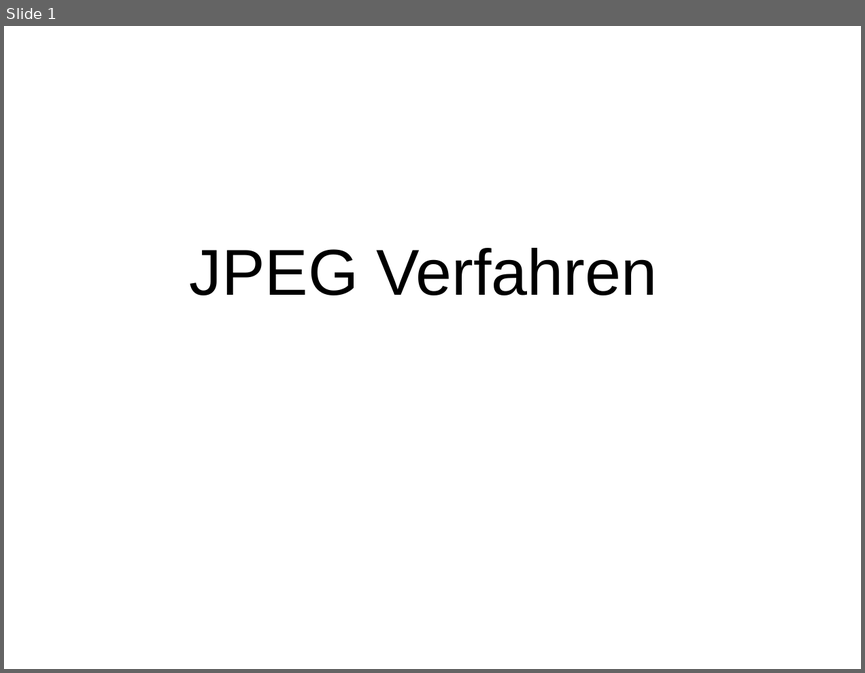
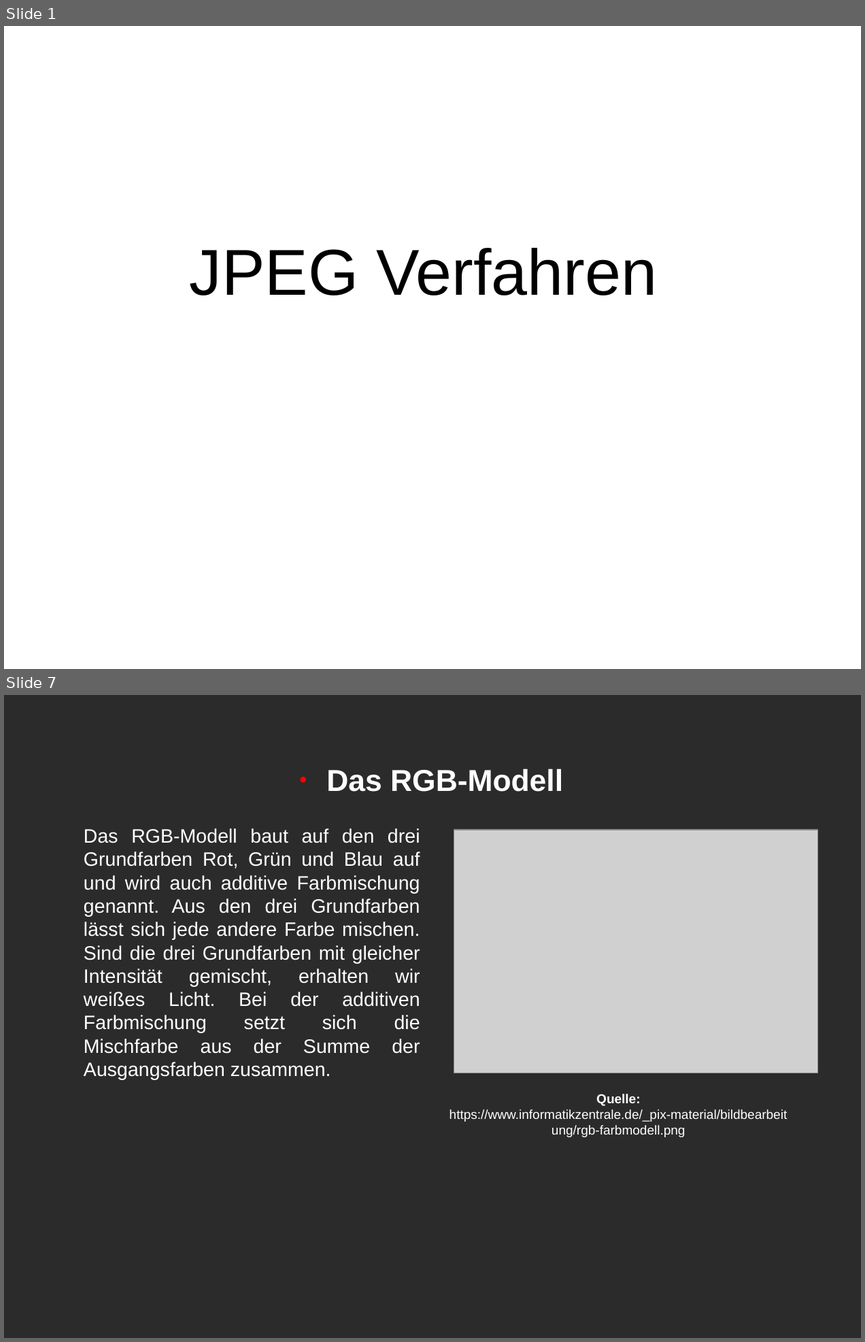
Before and after one commit to brayanGuarnizo/Datenkompresion, a slide deck: Daten kompresion.odp. Shown one above the other, each under a label of ours: slide 1 before the commit, slides 1 and 7 after it; the slides between them are not shown. The pictures are 865x673 and 865x1342 pixels, drawn with LibreOffice and Linux fonts; fonts in the diff are those of the drawing; grey boxes stand for pictures; background and template pictures are left out; a plain dark background stands for a picture behind light text. Boxes give left, top, right and bottom in pixels: in the first picture for what was removed or moved away, otherwise in the second. Text is boxed around its words. In the diff, an @@ line names an element or a change of style, - is before the commit and + after.

```diff
--- a/Daten kompresion.odp
+++ b/Daten kompresion.odp
@@ slide 7 added at <box>4,695,861,1338</box>, background picture (left out) @@
@@ text added at <box>326,768,563,792</box>, 28 pt, text #FFFFFF, bold @@
+● Das RGB-Modell
@@ text added at <box>84,828,420,1080</box>, 18 pt, text #FFFFFF @@
+Das RGB-Modell baut auf den drei Grundfarben Rot, Grün und Blau auf und wird auch additive Farbmischung genannt. Aus den drei Grundfarben lässt sich jede andere Farbe mischen. Sind die drei Grundfarben mit gleicher Intensität gemischt, erhalten wir weißes Licht. Bei der additiven Farbmischung setzt sich die Mischfarbe aus der Summe der Ausgangsfarben zusammen.
@@ picture added at <box>454,830,819,1072</box> @@
@@ text added at <box>449,1093,787,1137</box>, 12 pt, text #FFFFFF @@
+Quelle: https://www.informatikzentrale.de/_pix-material/bildbearbeitung/rgb-farbmodell.png
```
Also in this commit, not shown: 15 slides changed, 8 other slides added, 1 slide removed.
